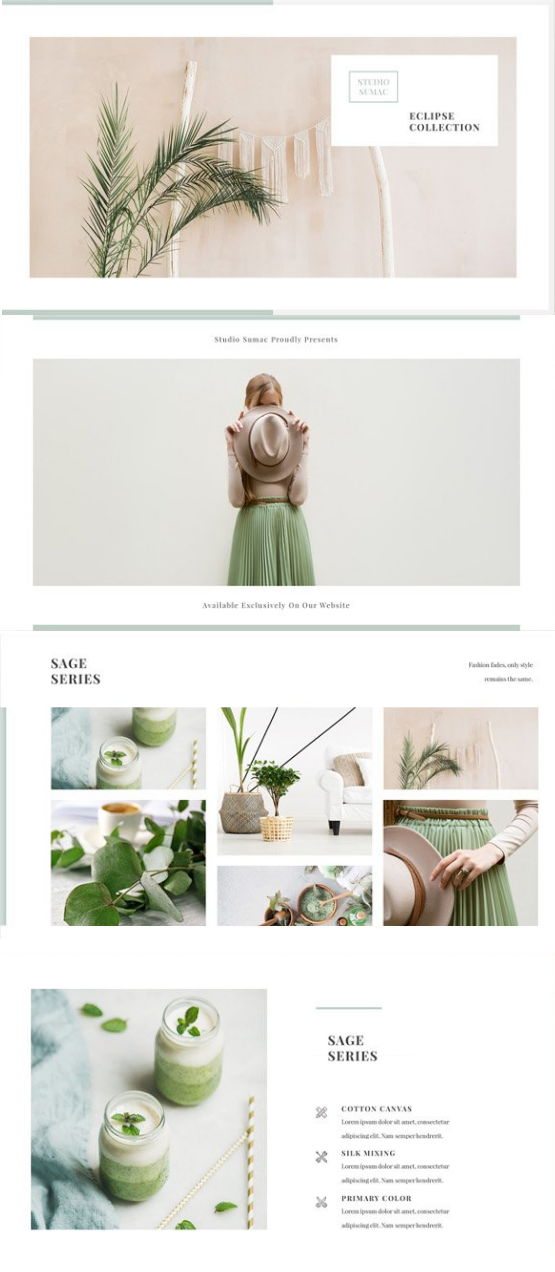
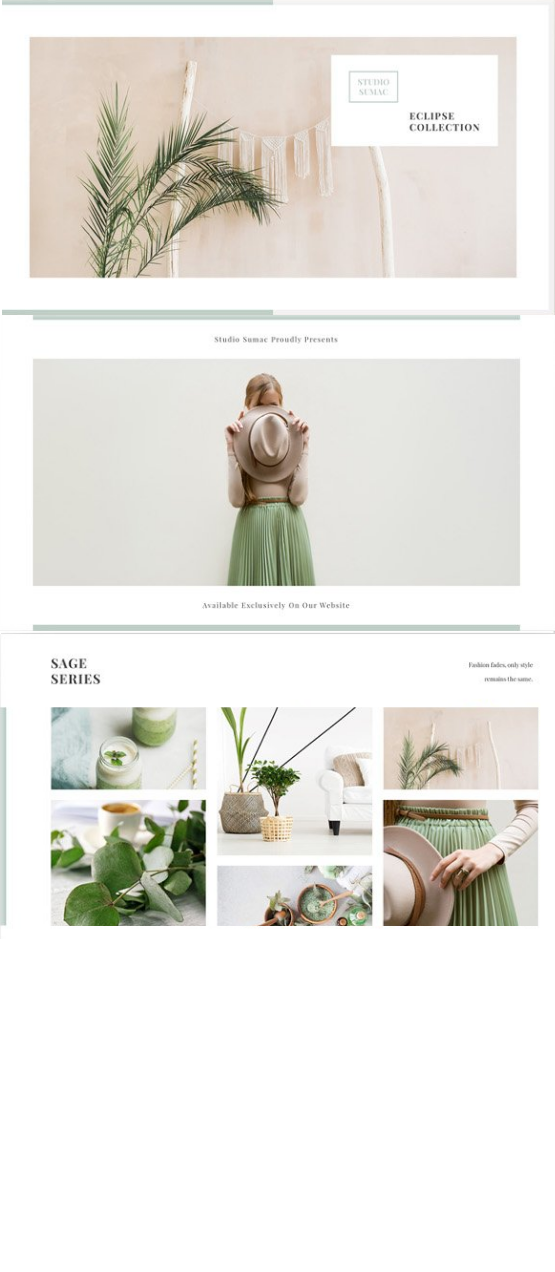
The second 555 x 1272 image is a revision of the first. Changes to its layers:
hid "page 3" over box(8, 952, 555, 1255)
showed "page 1_2" over box(1, 631, 555, 634)
showed "page 1" over box(1, 631, 555, 634)
showed "Layer 4" over box(1, 631, 555, 634)
